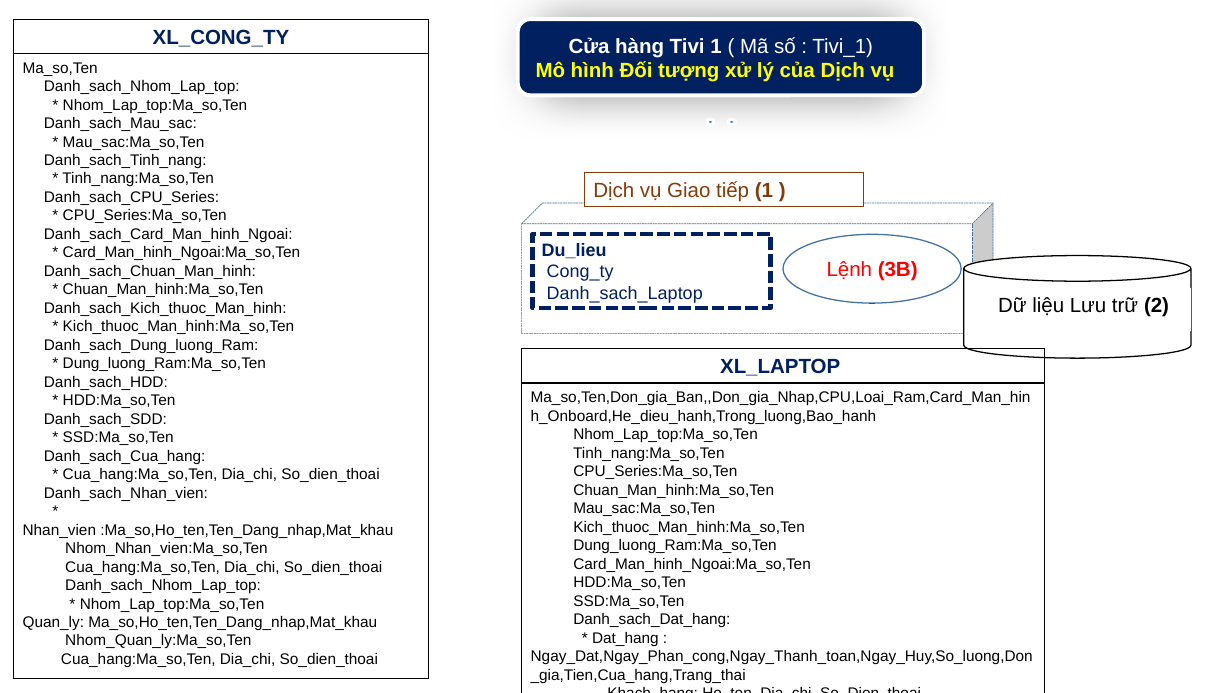
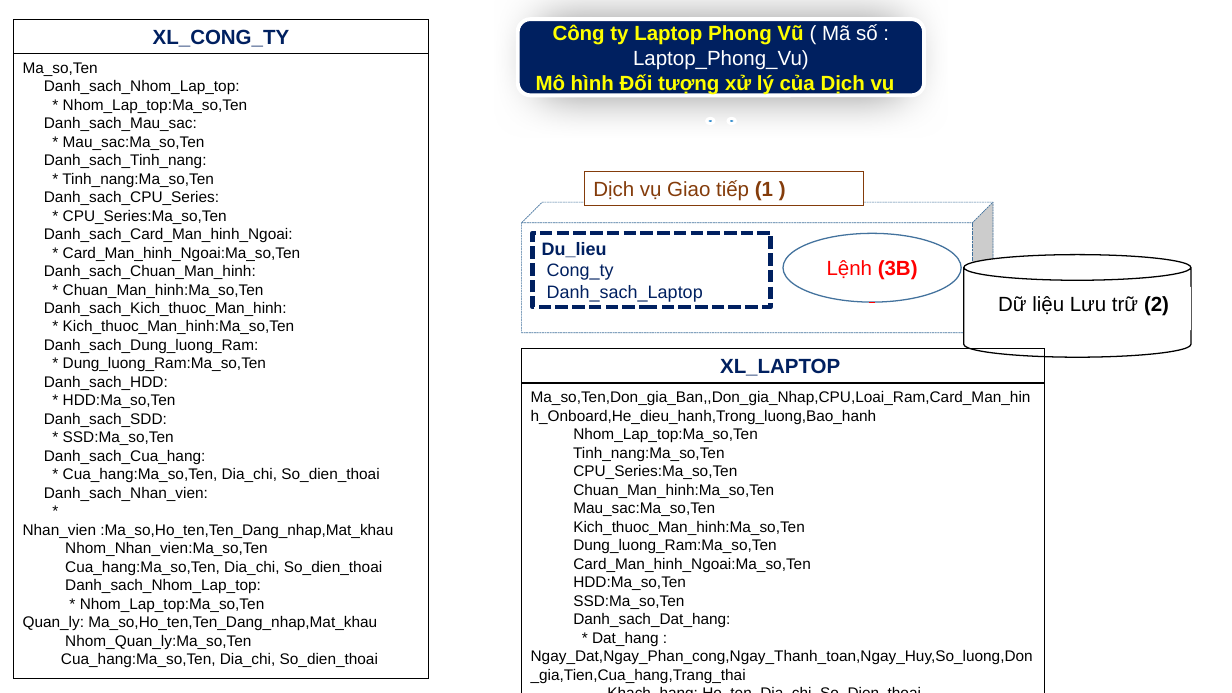
Before and after one commit to phkhuong/cnxml_doan, a slide deck: slide 2 of Laptop_Phong_Vu_Mo_hinh_Doi_tuong.pptx. Drawn at 1232x693 pixels with LibreOffice and Linux fonts; fonts in the diff are those of the drawing. Boxes give left, top, right and bottom in pixels: in the first picture for what was removed or moved away, otherwise in the second. Text is boxed around its words. In the diff, an @@ line names an element or a change of style, - is before the commit and + after.

Commit message:
Add tài liệu mô hình đối tượng cho phân hệ Khách tham quan và Nhân viên nhập hàng

```diff
--- a/Laptop_Phong_Vu_Mo_hinh_Doi_tuong.pptx
+++ b/Laptop_Phong_Vu_Mo_hinh_Doi_tuong.pptx
@@ text in rounded rectangle at (x1=553, y1=24, x2=878, y2=70): text changed @@
-Cửa hàng Tivi 1 ( Mã số : Tivi_1)
+Công ty Laptop Phong Vũ ( Mã số : Laptop_Phong_Vu)
```
Also in this commit, not shown: 1 other slide changed, 2 slides added.
